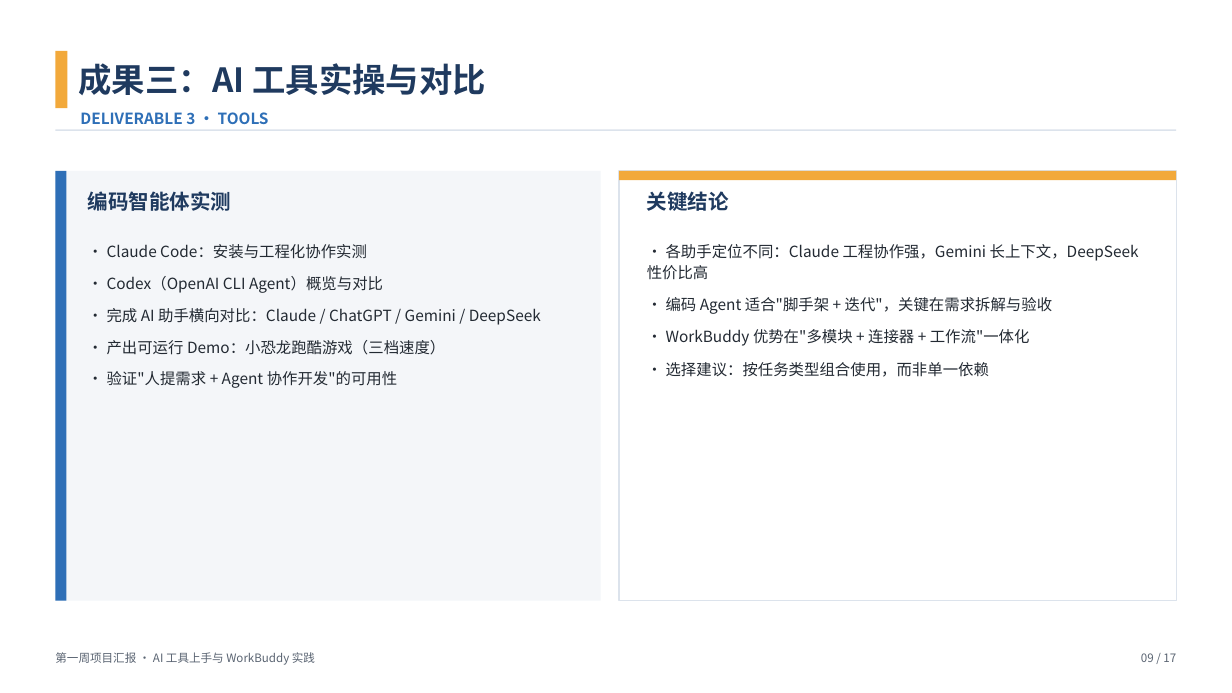
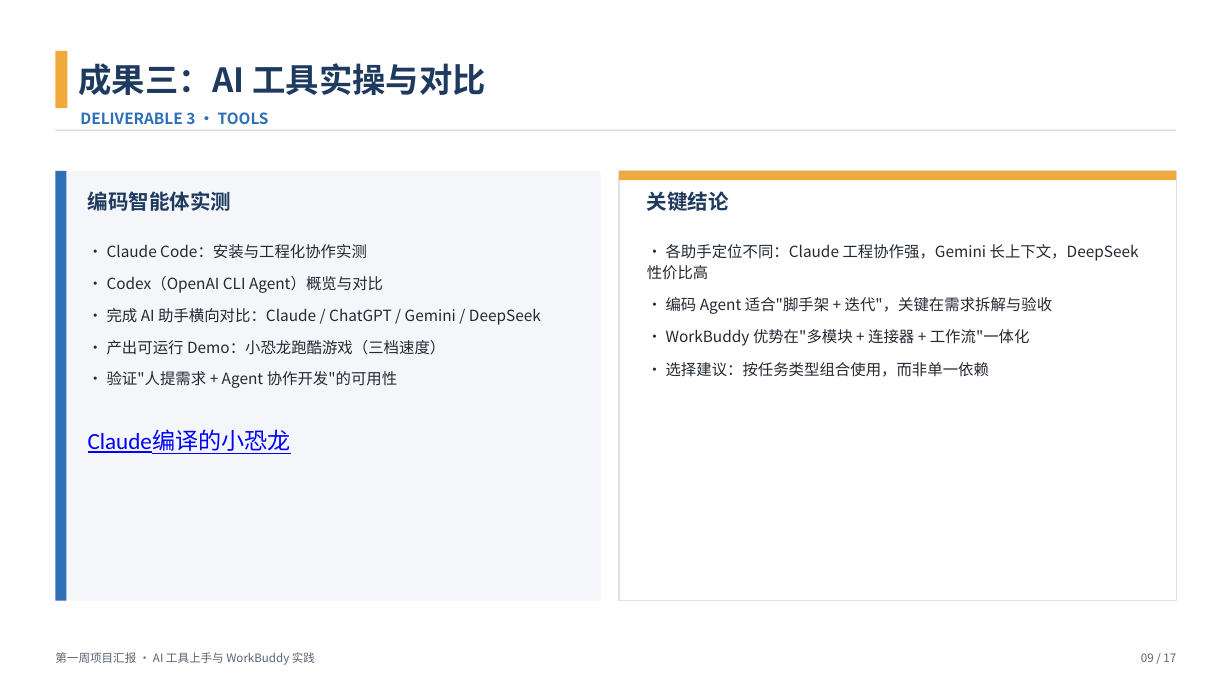
Before and after one commit to Zmjjkkdddh/obsidian, a slide deck: slide 11 of 第一周/项目汇报PPT/第一周项目汇报.pptx (slide 8 before the commit). Drawn at 1232x693 pixels with LibreOffice and Linux fonts; fonts in the diff are those of the drawing. Boxes give left, top, right and bottom in pixels: in the first picture for what was removed or moved away, otherwise in the second. Text is boxed around its words. In the diff, an @@ line names an element or a change of style, - is before the commit and + after.

```diff
--- a/第一周/项目汇报PPT/第一周项目汇报.pptx
+++ b/第一周/项目汇报PPT/第一周项目汇报.pptx
@@ text added at (88, 430, 291, 454), 18 pt, text #0000FF, underline @@
+Claude编译的小恐龙
```
Also in this commit, not shown: 1 other slide changed, 4 slides added, 5 slides removed, 3 other files.
